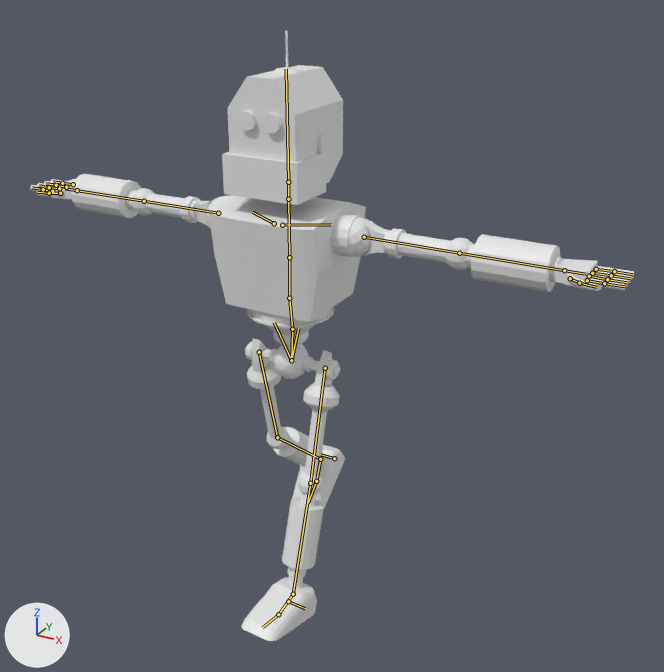
The Blender file Models/Character-Enemy.blend, before and after one commit.
Rendered twice from a camera (50 mm lens) standing at (10.25, -16.65, 15.28) and looking at (0.73, 0.66, 6.63). The axes (+X, +Y, +Z) are drawn at lower left. The lights are the same throughout. Both versions are drawn at frame 40 of the action 'metarigAction'; the numbers are the values there. The bones that bend it are drawn over the model as lines.

Objects in the first picture: 'Character-Enemy'.
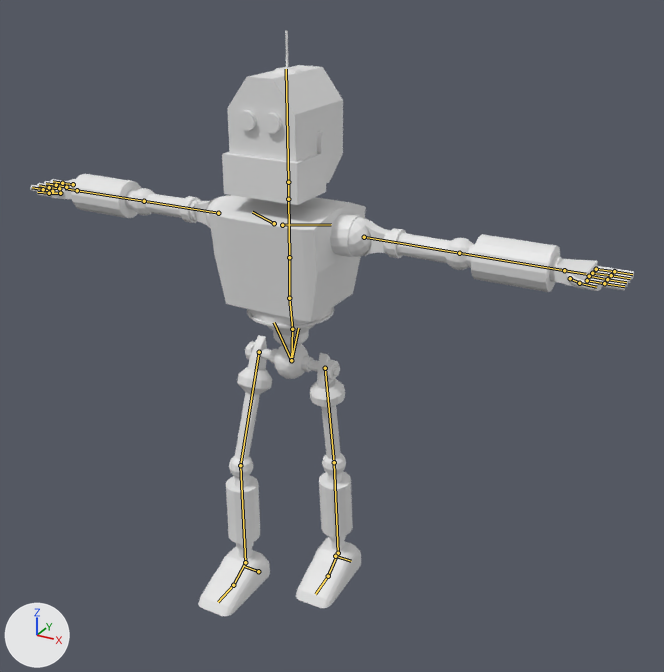
Scene script edits in JSON lines:
```json
{"block": "bone_thigh_l", "where": "bone_thigh_l = bpy.data.objects['metarig'].pose.bones['thigh.L']  # child of 'spine'"}
{"op": "set", "path": "bone_thigh_l.rotation_quaternion", "old": "(0.991, -0.131, 0.0, 0.0)", "new": "(0.997, 0.078, 0.0, 0.0)", "note": "degrees (-15, 0, 0) -> degrees (9, 0, 0)"}
{"block": "bone_shin_l", "where": "bone_shin_l = bpy.data.objects['metarig'].pose.bones['shin.L']  # child of 'thigh.L'"}
{"op": "set", "path": "bone_shin_l.rotation_quaternion", "old": "(1.0, 0.002, 0.015, 0.016)", "new": "(0.999, -0.039, 0.0, 0.0)", "note": "degrees (0, 2, 2) -> degrees (-4, 0, 0)"}
{"block": "bone_thigh_r", "where": "bone_thigh_r = bpy.data.objects['metarig'].pose.bones['thigh.R']  # child of 'spine'"}
{"op": "set", "path": "bone_thigh_r.rotation_quaternion", "old": "(0.991, 0.131, 0.0, 0.0)", "new": "(0.985, -0.174, 0.0, 0.0)", "note": "degrees (15, 0, 0) -> degrees (-20, 0, 0)"}
{"block": "bone_shin_r", "where": "bone_shin_r = bpy.data.objects['metarig'].pose.bones['shin.R']  # child of 'thigh.R'"}
{"op": "set", "path": "bone_shin_r.rotation_quaternion", "old": "(0.951, 0.305, 0.001, 0.004)", "new": "(0.985, 0.174, 0.0, 0.002)", "note": "degrees (36, 0, 0) -> degrees (20, 0, 0)"}
{"block": "bone_foot_r", "where": "bone_foot_r = bpy.data.objects['metarig'].pose.bones['foot.R']  # child of 'shin.R'"}
{"op": "set", "path": "bone_foot_r.rotation_quaternion", "old": "(0.994, -0.111, 0.0, 0.0)", "new": "(1.0, 0.0, 0.0, 0.0)", "note": "degrees (-13, 0, 0) -> degrees (0, 0, 0)"}
```

Changed parts and their boxes [x1, y1, x2, y2] in the pictures (664 x 672 px):
```json
{"object": "Character-Enemy", "change": "posed", "before": [30, 31, 634, 641], "after": [30, 31, 634, 616]}
{"bone": "thigh.L", "before": "(325, 368) to (310, 483)", "after": "(325, 368) to (334, 462)"}
{"bone": "shin.L", "before": "(310, 483) to (293, 594)", "after": "(334, 462) to (338, 553)"}
{"bone": "thigh.R", "before": "(259, 352) to (277, 437)", "after": "(259, 352) to (240, 465)"}
{"bone": "shin.R", "before": "(277, 437) to (320, 459)", "after": "(240, 465) to (245, 562)"}
{"bone": "foot.R", "before": "(320, 459) to (316, 481)", "after": "(245, 562) to (233, 585)"}
```
